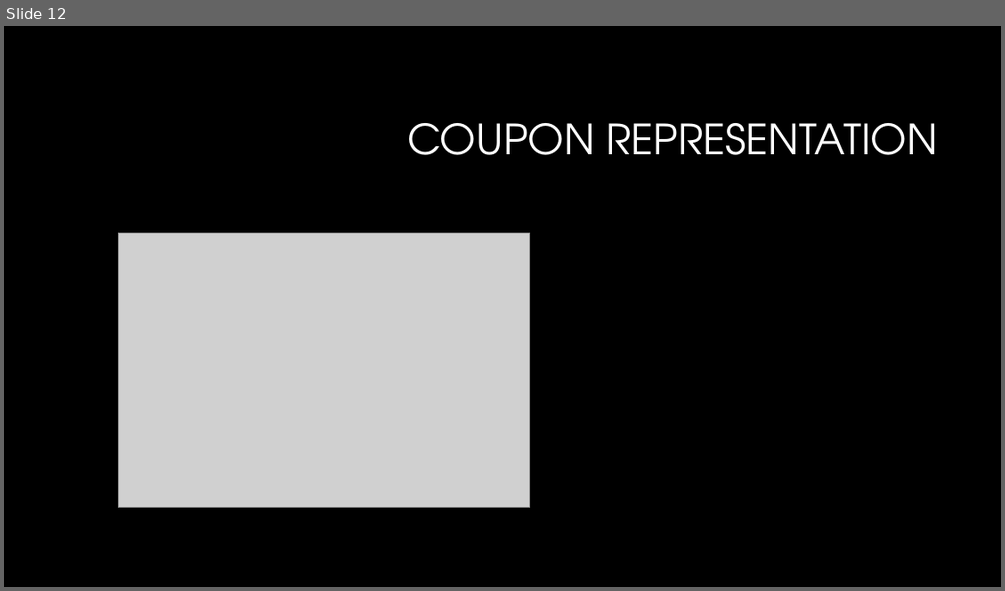
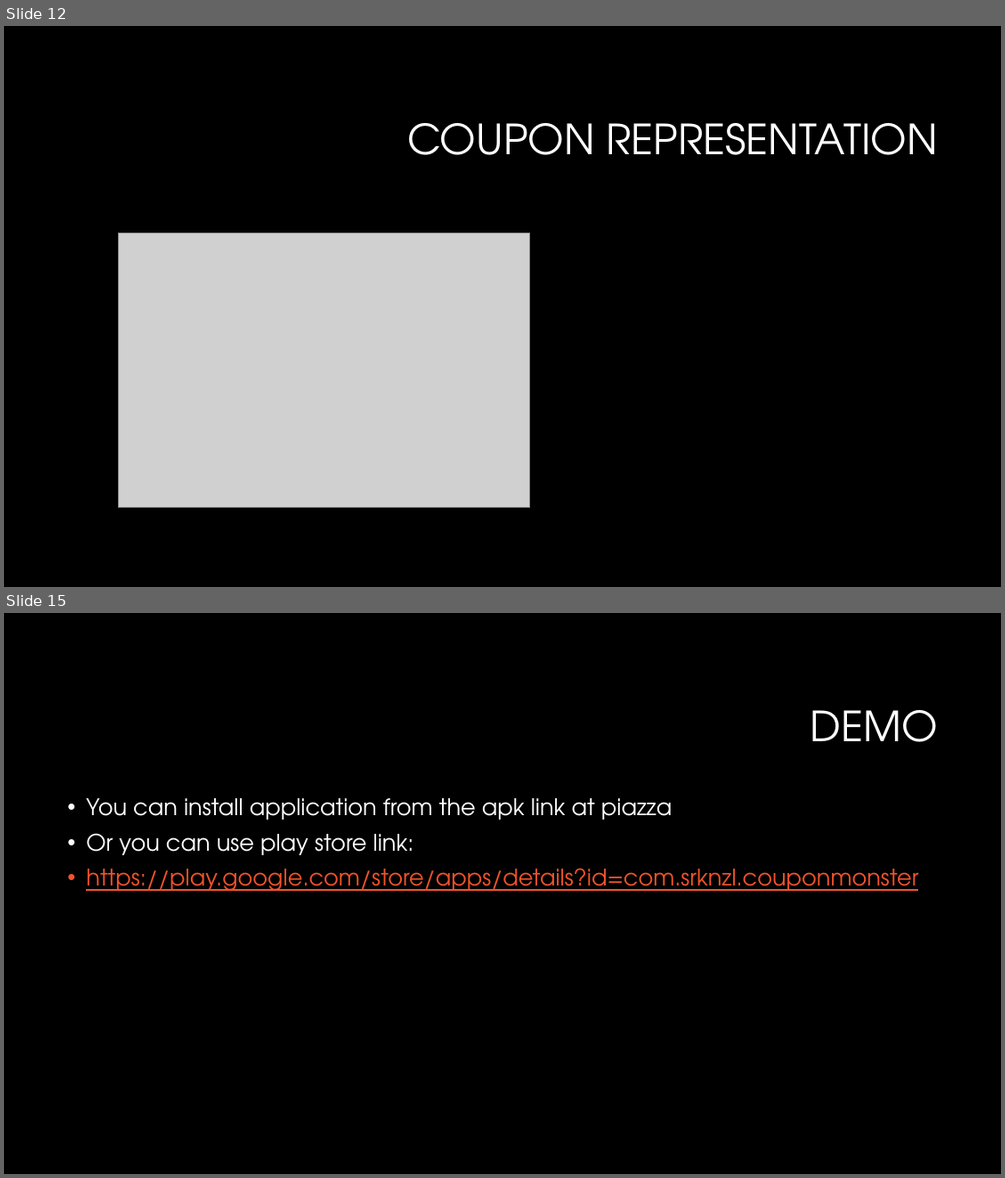
Before and after one commit to srknzl/CouponMonsterAndroid, a slide deck: Coupon Monster.pptx. Shown one above the other, each under a label of ours: slide 12 before the commit, slides 12 and 15 after it; the slides between them are not shown. The pictures are 1005x591 and 1005x1178 pixels, drawn with LibreOffice and Linux fonts; fonts in the diff are those of the drawing; grey boxes stand for pictures; background and template pictures are left out. Boxes give left, top, right and bottom in pixels: in the first picture for what was removed or moved away, otherwise in the second. Text is boxed around its words. In the diff, an @@ line names an element or a change of style, - is before the commit and + after.

```diff
--- a/Coupon Monster.pptx
+++ b/Coupon Monster.pptx
@@ slide 15 added at (4,613,1001,1174), background #000000 @@
@@ title added at (810,710,938,742), 40 pt, text #FFFFFF @@
+DEMO
@@ text added at (86,798,918,891), 22 pt, text #FFFFFF @@
+• You can install application from the apk link at piazza
+• Or you can use play store link:
+• https://play.google.com/store/apps/details?id=com.srknzl.couponmonster
```
Also in this commit, not shown: 2 slides changed, 2 other slides added, 7 slides removed.
